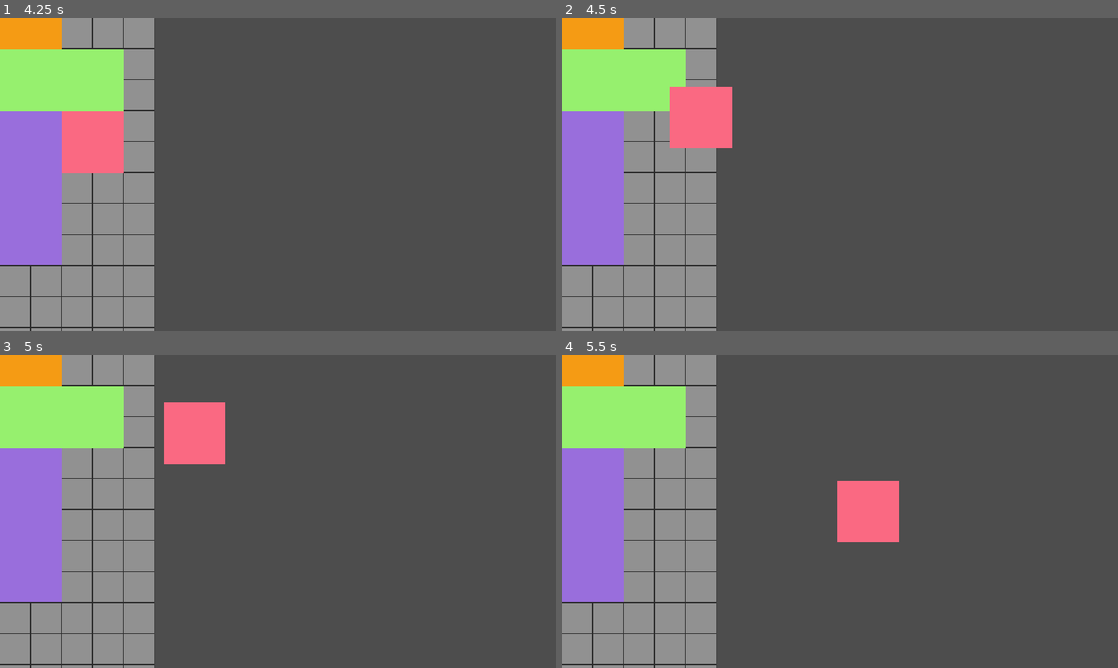
Above: before the commit, frames 1-4 (two rows, left to right).
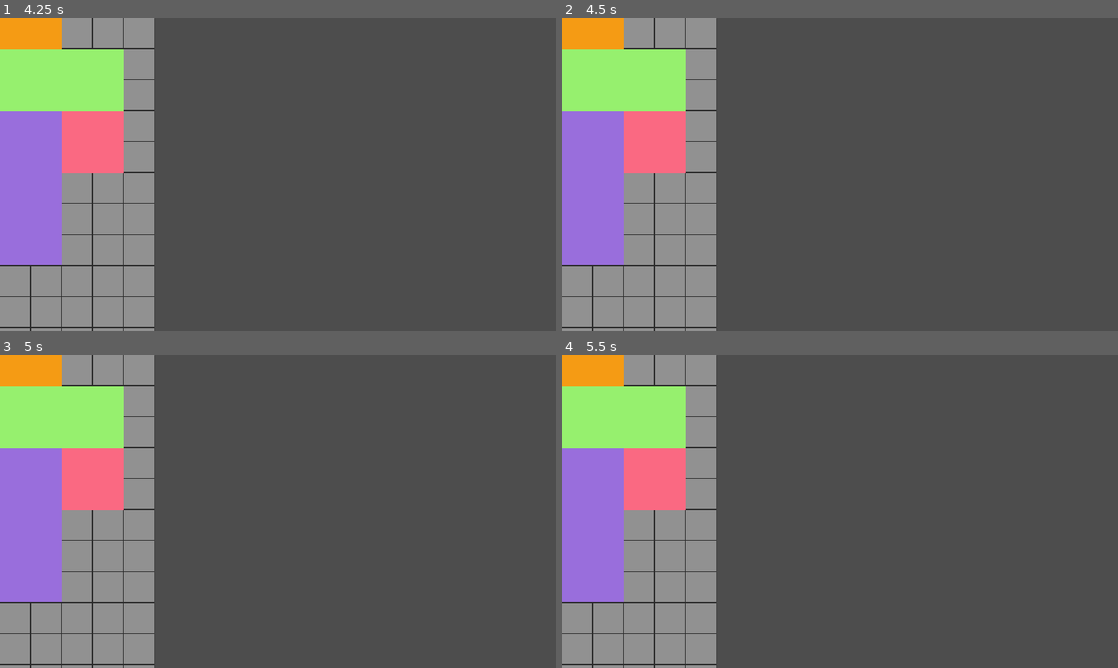
Above: after the commit, the same moments.

Repository: AleDec5/EISGrupo2Inventario
Game: Godot game, scene res://Grilla/Objetos/grilla.tscn
Same seed, same stepped clock (60 frames per second), same inputs: the game is played once before the commit and once after it.
Inputs (mouse positions are in pixels of both pictures, inside the frame that each line leads up to):
- Up to frame 1 (4.25 s): tap Enter at 0.5, 2, 3.5 s; drag from (77, 249) to (333, 105) at 0.52 s; tap Space at 1.25, 2.75 s; drag from (166, 190) to (250, 237) at 1.27 s; move the mouse to (333, 105) at 2.02 s; tap R at 2.1, 3.6 s; click (333, 105) at 2.17 s; drag from (250, 237) to (111, 127) at 2.77 s; move the mouse to (444, 221) at 3.52 s; click (444, 221) at 3.67 s
- Up to frame 2 (4.5 s): tap Space at 4.25 s; drag from (673, 127) to (756, 96) at 4.27 s
- Up to frame 3 (5 s): no input
- Up to frame 4 (5.5 s): move the mouse to (867, 511) at 5.02 s; tap R at 5.1 s; click (867, 511) at 5.17 s

Frame 1 is identical in both runs. In frame 2, 3.7% of the frame differs, in the area x 11-31%, y 22-50%; in frame 3, 4.4%, in the area x 11-41%, y 15-50%; in frame 4, 4.4%.

Commit message:
feat: implementar drag and drop con umbral, tooltip dinámico y referencias de nodos únicas

Diff:
--- a/Grilla/Objetos/grilla.tscn
+++ b/Grilla/Objetos/grilla.tscn
@@ -15,6 +15,7 @@
 nombre = "OrangeItem"
 texture = ExtResource("3_egqu4")
 dimensiones = Vector2i(2, 1)
+opciones_descripcion = Array[String](["Usar", "Mover"])
 metadata/_custom_type_script = "uid://x0iaucbqh0di"
 
 [sub_resource type="Resource" id="Resource_egqu4"]
@@ -22,6 +23,7 @@
 nombre = "GreenItem"
 texture = ExtResource("4_s6ksn")
 dimensiones = Vector2i(4, 2)
+esta_bloqueado = true
 metadata/_custom_type_script = "uid://x0iaucbqh0di"
 
 [sub_resource type="Resource" id="Resource_auoqk"]
--- a/Grilla/Scripts/Datos/item_data.gd
+++ b/Grilla/Scripts/Datos/item_data.gd
@@ -3,3 +3,11 @@
 @export var nombre: String
 @export var texture: Texture2D
 @export var dimensiones: Vector2i
+@export var opciones_descripcion: Array[String] = [] # Agregado para el Tooltip
+@export var esta_bloqueado: bool = false # Agregado para validar interacciones
+
+#aca cuando tengamos definido que van a tener los items
+#digo, por ejemplo el RE que las armas tienen equipar, combinar etc
+#definir que cosas va a tener cada items, y agregarlo en las
+#"opciones_descripcion" y que traiga -> los consumibles "usar" "mover" "combinar"
+# voy a modificar solo el naranja para probar
--- a/Grilla/Scripts/Visual/grilla.gd
+++ b/Grilla/Scripts/Visual/grilla.gd
@@ -24,15 +24,15 @@
 	data_casilla.fill(null)
 
 
-func _gui_input(event: InputEvent) -> void:
-	if not (event is InputEventMouseButton and event.button_index == MOUSE_BUTTON_LEFT and event.is_pressed()):
-		return
-
-	var item_agarrado = get_tree().get_first_node_in_group("item_agarrado")
-	if item_agarrado == null:
-		_agarrar_item_bajo_el_mouse()
-	else:
-		_soltar_item(item_agarrado)
+#func _gui_input(event: InputEvent) -> void:
+#	if not (event is InputEventMouseButton and event.button_index == MOUSE_BUTTON_LEFT and event.is_pressed()):
+#		return
+#
+#	var item_agarrado = get_tree().get_first_node_in_group("item_agarrado")
+#	if item_agarrado == null:
+#		_agarrar_item_bajo_el_mouse()
+#	else:
+#		_soltar_item(item_agarrado)
 
 
 func _agarrar_item_bajo_el_mouse() -> void:
@@ -45,6 +45,12 @@
 	item.agarrar()
 	sacar_item_de_data_casilla(item)
 
+#separe la logica para ver si hay item abajo del mouse en una funcion aparte para usarlo en menu
+func obtener_item_bajo_el_mouse() -> Node:
+	var index = get_index_casilla_desde_coordenadas(Vector2i(get_global_mouse_position()))
+	if index != -1 and data_casilla[index] != null:
+		return data_casilla[index]
+	return null
 
 func _soltar_item(item_agarrado: Node) -> void:
 	var punto = Vector2i(item_agarrado.ancla) + Vector2i.ONE * (TAMAÑO_SLOT / 2)
--- a/Grilla/Scripts/Visual/item.gd
+++ b/Grilla/Scripts/Visual/item.gd
@@ -1,3 +1,4 @@
+class_name ItemGrilla
 extends Sprite2D
 
 const TAMAÑO_SLOT: int = 64
--- /dev/null
+++ b/Menu/Objetos/menu.tscn
@@ -0,0 +1,57 @@
+[gd_scene format=3 uid="uid://byvh515pm5fek"]
+
+[ext_resource type="PackedScene" uid="uid://pjwyk6ycpejl" path="res://Grilla/Objetos/grilla.tscn" id="1_53vih"]
+[ext_resource type="Script" uid="uid://bce2s5f0q0hi0" path="res://Menu/Scripts/menu.gd" id="1_nys4u"]
+
+[node name="Menu" type="Control" unique_id=611561086]
+layout_mode = 3
+anchors_preset = 0
+offset_right = 40.0
+offset_bottom = 40.0
+script = ExtResource("1_nys4u")
+
+[node name="CanvasLayer" type="CanvasLayer" parent="." unique_id=819823046]
+
+[node name="Inventario" type="VBoxContainer" parent="CanvasLayer" unique_id=2101976262]
+offset_right = 40.0
+offset_bottom = 40.0
+
+[node name="Categorias" type="HBoxContainer" parent="CanvasLayer/Inventario" unique_id=12669320]
+layout_mode = 2
+
+[node name="General" type="Button" parent="CanvasLayer/Inventario/Categorias" unique_id=91944749]
+layout_mode = 2
+text = "General"
+
+[node name="Armas" type="Button" parent="CanvasLayer/Inventario/Categorias" unique_id=394966497]
+layout_mode = 2
+text = "Armas"
+
+[node name="Consumibles" type="Button" parent="CanvasLayer/Inventario/Categorias" unique_id=1450585329]
+layout_mode = 2
+text = "Consumibles"
+
+[node name="Indumentaria" type="Button" parent="CanvasLayer/Inventario/Categorias" unique_id=91191718]
+layout_mode = 2
+text = "Indumentaria"
+
+[node name="ScrollContainer" type="ScrollContainer" parent="CanvasLayer/Inventario" unique_id=1987939786]
+custom_minimum_size = Vector2(400, 500)
+layout_mode = 2
+size_flags_vertical = 3
+
+[node name="InventarioGrilla" parent="CanvasLayer/Inventario/ScrollContainer" unique_id=639028448 instance=ExtResource("1_53vih")]
+unique_name_in_owner = true
+custom_minimum_size = Vector2(400, 700)
+layout_mode = 2
+
+[node name="PanelContainer" type="PanelContainer" parent="CanvasLayer" unique_id=1584031717]
+unique_name_in_owner = true
+offset_right = 40.0
+offset_bottom = 40.0
+
+[node name="TooltipContainer" type="VBoxContainer" parent="CanvasLayer/PanelContainer" unique_id=83149271]
+unique_name_in_owner = true
+layout_mode = 2
+
+[node name="HoverTimer" type="Timer" parent="." unique_id=1628367227]
--- /dev/null
+++ b/Menu/Scripts/menu.gd
@@ -0,0 +1,114 @@
+extends Control
+
+@onready var contenedor_tooltip: VBoxContainer = %TooltipContainer
+@onready var panel_tooltip: PanelContainer = %PanelContainer
+@onready var escena_inventario = %InventarioGrilla
+var grilla_inventario = null
+
+# --- Variables para el Umbral de Arrastre ---
+var _click_inicial_pos: Vector2 = Vector2.ZERO
+var _item_potencial: Node = null
+var _esta_arrastrando: bool = false
+const UMBRAL_ARRASTRE: float = 5.0 # Píxeles que debe moverse para considerar "arrastre"
+
+func _ready() -> void:
+	panel_tooltip.hide()
+
+	# Buscamos la grilla interna de forma segura
+	grilla_inventario = escena_inventario.find_child("Grilla", true, false)
+	if grilla_inventario == null:
+		print("ERROR CRÍTICO: No se encontró 'Grilla' dentro de la escena")
+
+
+func _input(event: InputEvent) -> void:
+	var item_agarrado = get_tree().get_first_node_in_group("item_agarrado")
+
+	# --- 1. CLIC IZQUIERDO (PRESIONAR O SOLTAR) ---
+	if event is InputEventMouseButton and event.button_index == MOUSE_BUTTON_LEFT:
+
+		if event.pressed:
+			# --- AL PRESIONAR ---
+
+			# CASO RESCATE: Si ya tenemos un ítem en la mano (quedó flotando),
+			# un nuevo clic intentará soltarlo en la grilla o devolverlo
+			if item_agarrado != null:
+				grilla_inventario._soltar_item(item_agarrado)
+				return
+
+			if not _mouse_esta_sobre(panel_tooltip):
+				ocultar_tooltip()
+
+			if item_agarrado == null and _mouse_esta_sobre(grilla_inventario):
+				# Registramos dónde hizo clic y qué ítem tocó, pero NO lo arrastramos aún
+				_click_inicial_pos = event.position
+				_item_potencial = grilla_inventario.obtener_item_bajo_el_mouse()
+				_esta_arrastrando = false
+
+		else:
+			# --- AL SOLTAR ---
+			if _esta_arrastrando and item_agarrado != null:
+				# Intenta soltarlo al liberar el clic mantenido
+				grilla_inventario._soltar_item(item_agarrado)
+
+			elif not _esta_arrastrando and _item_potencial != null:
+				# Si soltó el clic rápido sin mover el mouse, ABRIMOS EL MODAL
+				mostrar_tooltip(_item_potencial)
+
+			# Limpiamos las variables tras soltar el clic
+			_item_potencial = null
+			_esta_arrastrando = false
+
+	# --- 2. MOVER EL MOUSE (DETECTAR ARRASTRE MANTENIDO) ---
+	elif event is InputEventMouseMotion and event.button_mask & MOUSE_BUTTON_MASK_LEFT:
+		if not _esta_arrastrando and _item_potencial != null:
+			if event.position.distance_to(_click_inicial_pos) > UMBRAL_ARRASTRE:
+				if _item_potencial.data and not _item_potencial.data.esta_bloqueado:
+					_esta_arrastrando = true
+					ocultar_tooltip()
+					# Arrancamos el ítem para empezar el Drag & Drop
+					grilla_inventario._agarrar_item_bajo_el_mouse()
+				else:
+					print("Este ítem está bloqueado y no se puede arrastrar.")
+					_item_potencial = null
+
+
+# --- FUNCIONES AUXILIARES ---
+
+func _mouse_esta_sobre(nodo_control: Control) -> bool:
+	if nodo_control == null:
+		return false
+	return nodo_control.get_global_rect().has_point(get_global_mouse_position())
+
+func mostrar_tooltip(item: Node) -> void:
+	if not item or not item.data:
+		return
+
+	for child in contenedor_tooltip.get_children():
+		child.queue_free()
+
+	# Cabecera
+	var header_hbox = HBoxContainer.new()
+	var icon_rect = TextureRect.new()
+	icon_rect.texture = item.data.texture
+	icon_rect.custom_maximum_size = Vector2(32,32)
+	icon_rect.expand_mode = TextureRect.EXPAND_IGNORE_SIZE
+
+	var name_label = Label.new()
+	name_label.text = item.data.nombre
+
+	header_hbox.add_child(icon_rect)
+	header_hbox.add_child(name_label)
+	contenedor_tooltip.add_child(header_hbox)
+
+	# Opciones dinámicas
+	if "opciones_descripcion" in item.data:
+		for option_text in item.data.opciones_descripcion:
+			var opt_button = Button.new()
+			opt_button.text = str(option_text)
+			contenedor_tooltip.add_child(opt_button)
+
+	panel_tooltip.global_position = get_global_mouse_position()
+	panel_tooltip.show()
+
+func ocultar_tooltip() -> void:
+	panel_tooltip.hide()
Not shown, added: Menu/Scripts/menu.gd.uid
